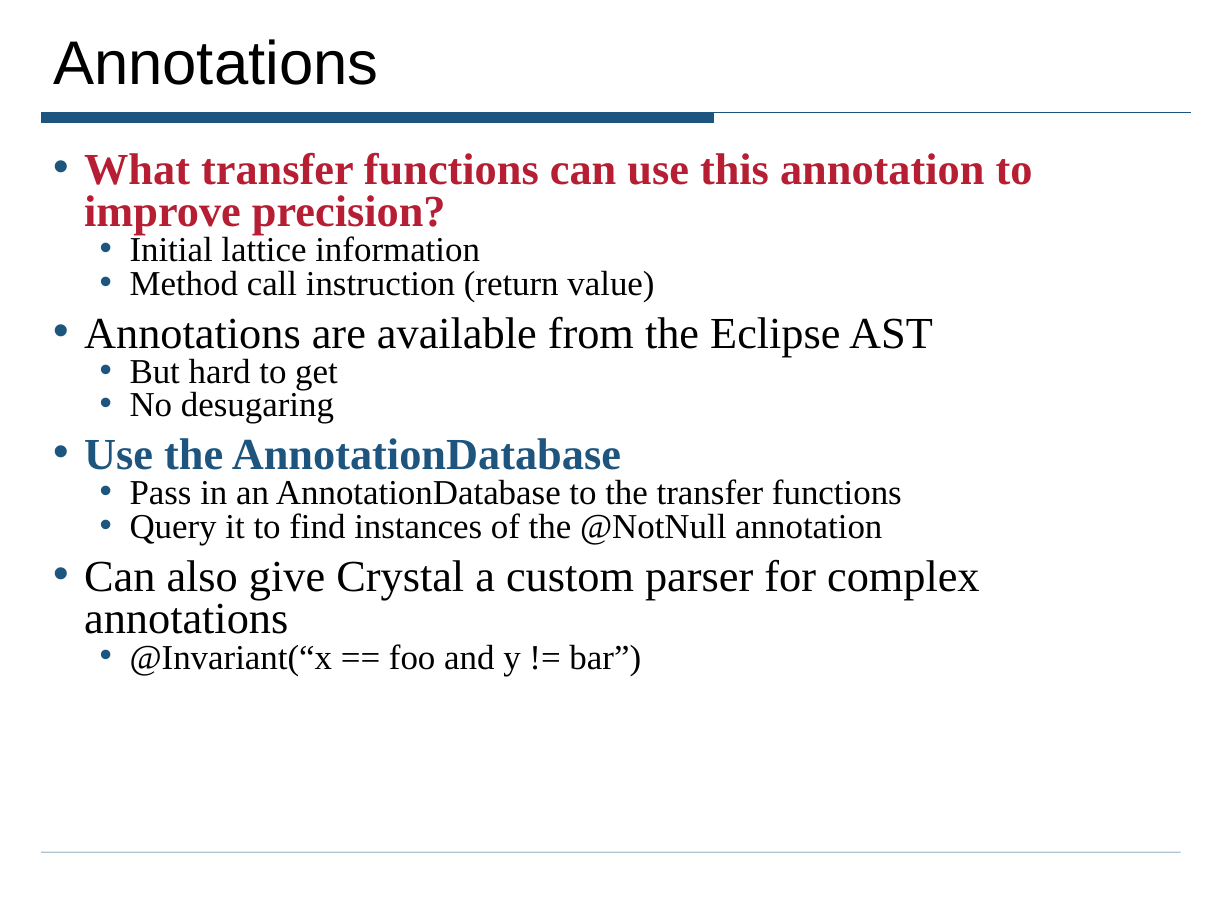
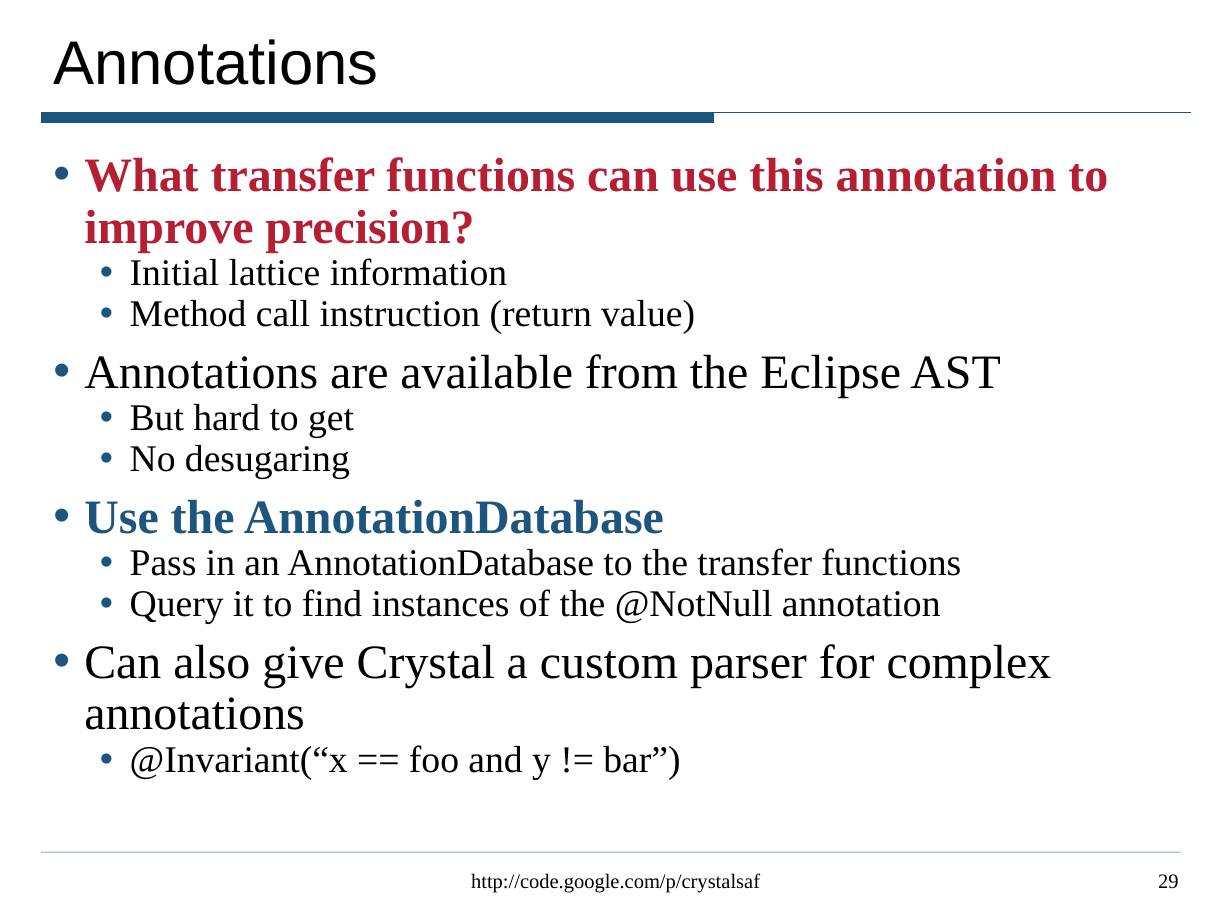
Before and after one commit to ciera/crystalsaf, a slide deck: slide 29 of TutorialExamples/CrystalTutorial.ppt. Drawn at 1232x924 pixels with LibreOffice and Linux fonts; fonts in the diff are those of the drawing. Boxes give left, top, right and bottom in pixels: in the first picture for what was removed or moved away, otherwise in the second. Text is boxed around its words. In the diff, an @@ line names an element or a change of style, - is before the commit and + after.

```diff
--- a/TutorialExamples/CrystalTutorial.ppt
+++ b/TutorialExamples/CrystalTutorial.ppt
@@ text "What transfer functions can use ..." at <box>84,157,1108,780</box>: size 25.9 to 28 pt in "What transfer functions can use this annotation ...", "Annotations are available from the Eclipse AST", "Use the AnnotationDatabase", "Can also give Crystal a custom parser ..."; size 20.4 to 22 pt in "Initial lattice information", "Method call instruction (return value)", "But hard to get", "No desugaring" and 3 more places; line spacing 0.8 to 0.9 @@
@@ text added at <box>471,873,760,893</box>, 12 pt, text #000000 @@
+http://code.google.com/p/crystalsaf
@@ page number added at <box>1158,874,1178,889</box>, 12 pt, text #000000 @@
+29
```
Also in this commit, not shown: 35 other slides changed.
